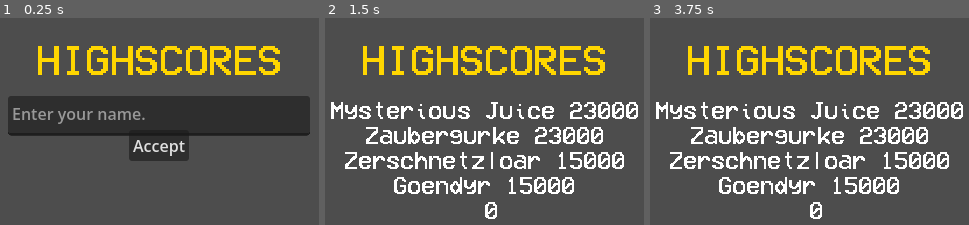
Above: before the commit, frames 1-3 (left to right).
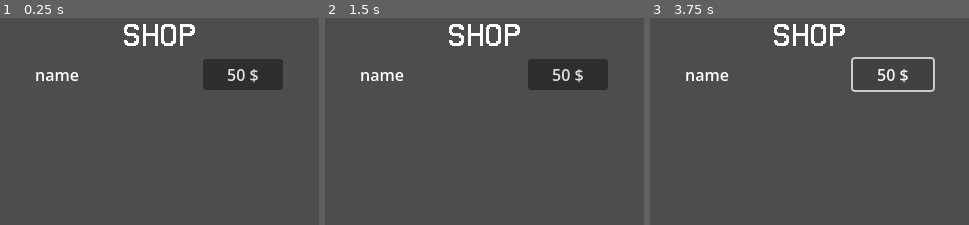
Above: after the commit, the same moments.

Repository: hanskraschewski/ifsrjam2
Game: Godot game, scene res://src/level/jacob_test.tscn
Same seed, same stepped clock (60 frames per second), same inputs: the game is played once before the commit and once after it. This scene is started directly instead of the project's main scene.
Inputs (mouse positions are in pixels of both pictures, inside the frame that each line leads up to):
- Up to frame 1 (0.25 s): no input
- Up to frame 2 (1.5 s): click (567, 73) at 0.5 s, where only the run after the commit has a clickable "50 $"; click (484, 144) at 1.25 s, where only the run before the commit has a clickable "Accept"
- Up to frame 3 (3.75 s): tap Enter (ui_accept) at 2, 2.27, 2.75, 3.02, 3.5 s; move the mouse to (949, 144) at 2.02 s; hold Right (arrow_right) 2.03-3.53 s; click (949, 144) at 2.17 s; move the mouse to (681, 181) at 2.77 s; move the mouse to (873, 84) at 3.52 s; hold Left (arrow_left) from 3.53 s (still down)

The runs differ from the first frame. In frame 1, 29% of the frame differs, in the area x 2-98%, y 2-70%; in frame 2, 18%; in frame 3, 16%.

Commit message:
rudimetnaere shop ui. fehlt noch viel. muessen wir schauen.

Diff:
--- a/ddfiles/src/level/high_score.tscn
+++ b/ddfiles/src/level/high_score.tscn
@@ -56,9 +56,9 @@
 [node name="Button" type="Button" parent="." unique_id=218832841]
 anchors_preset = -1
 anchor_left = 0.5
-anchor_top = 0.45
+anchor_top = 0.5
 anchor_right = 0.5
-anchor_bottom = 0.45
+anchor_bottom = 0.5
 grow_horizontal = 2
 grow_vertical = 2
 size_flags_horizontal = 4
--- a/ddfiles/src/level/jacob_test.tscn
+++ b/ddfiles/src/level/jacob_test.tscn
@@ -1,7 +1,11 @@
 [gd_scene format=3 uid="uid://55ljcng5inkb"]
 
 [ext_resource type="PackedScene" uid="uid://eov2yf4cjodo" path="res://src/level/high_score.tscn" id="1_m1nco"]
+[ext_resource type="PackedScene" uid="uid://dvrsrphln5pk4" path="res://src/level/shop.tscn" id="2_4vbna"]
 
 [node name="Node2D" type="Node2D" unique_id=1477173871]
 
 [node name="CanvasLayer" parent="." unique_id=1960712073 instance=ExtResource("1_m1nco")]
+visible = false
+
+[node name="shop" parent="." unique_id=79452910 instance=ExtResource("2_4vbna")]
--- /dev/null
+++ b/ddfiles/src/level/shop.tscn
@@ -0,0 +1,49 @@
+[gd_scene format=3 uid="uid://dvrsrphln5pk4"]
+
+[ext_resource type="FontFile" uid="uid://dtjfwelge1ixj" path="res://assets/VCR_OSD_MONO_1.001.ttf" id="1_ngy7h"]
+
+[node name="shop" type="CanvasLayer" unique_id=79452910]
+
+[node name="ShopTitle" type="Label" parent="." unique_id=1714966269]
+anchors_preset = -1
+anchor_left = 0.5
+anchor_top = 0.1
+anchor_right = 0.5
+anchor_bottom = 0.1
+offset_left = -37.5
+offset_right = 37.5
+offset_bottom = 29.0
+grow_horizontal = 2
+size_flags_horizontal = 4
+theme_override_fonts/font = ExtResource("1_ngy7h")
+theme_override_font_sizes/font_size = 32
+text = "SHOP"
+
+[node name="ScrollContainer" type="ScrollContainer" parent="." unique_id=1745884890]
+anchors_preset = -1
+anchor_left = 0.3
+anchor_top = 0.2
+anchor_right = 0.7
+anchor_bottom = 0.8
+grow_horizontal = 2
+grow_vertical = 2
+size_flags_horizontal = 3
+size_flags_vertical = 3
+draw_focus_border = true
+
+[node name="VBoxContainer" type="VBoxContainer" parent="ScrollContainer" unique_id=9919018]
+layout_mode = 2
+size_flags_horizontal = 3
+
+[node name="Item" type="HBoxContainer" parent="ScrollContainer/VBoxContainer" unique_id=1067615168]
+layout_mode = 2
+
+[node name="name" type="Label" parent="ScrollContainer/VBoxContainer/Item" unique_id=552350779]
+layout_mode = 2
+size_flags_horizontal = 2
+text = "name"
+
+[node name="buyButton" type="Button" parent="ScrollContainer/VBoxContainer/Item" unique_id=1371215343]
+custom_minimum_size = Vector2(80, 20)
+layout_mode = 2
+text = "50 $"
